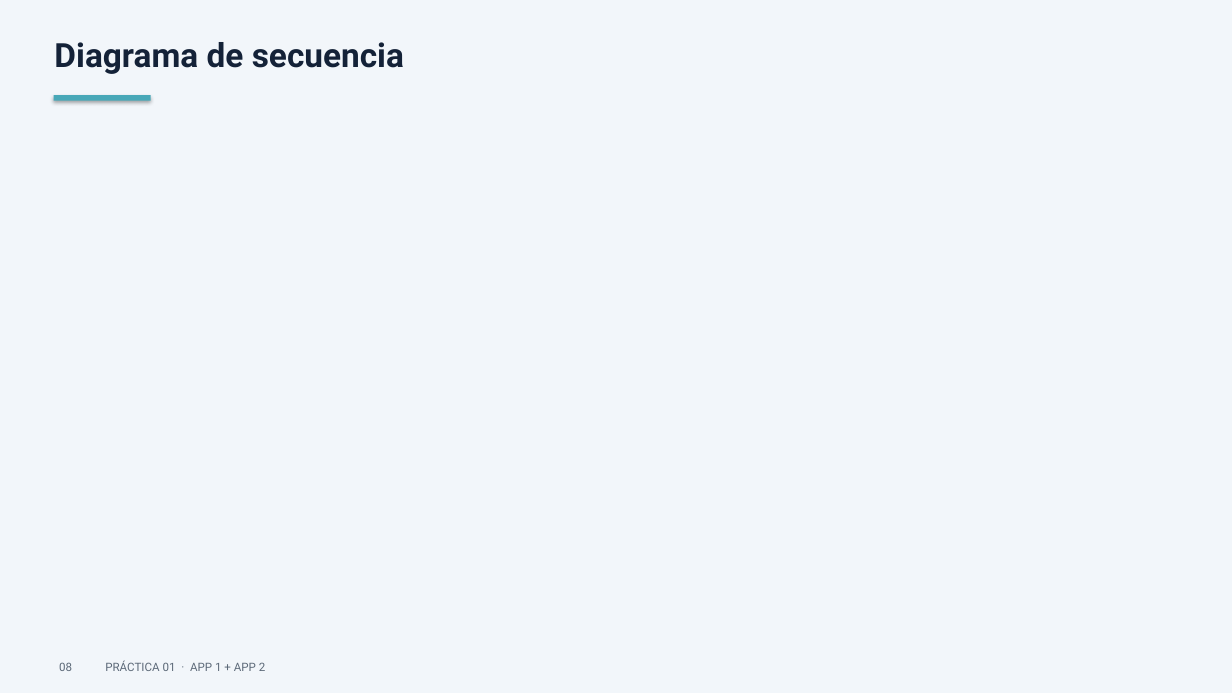
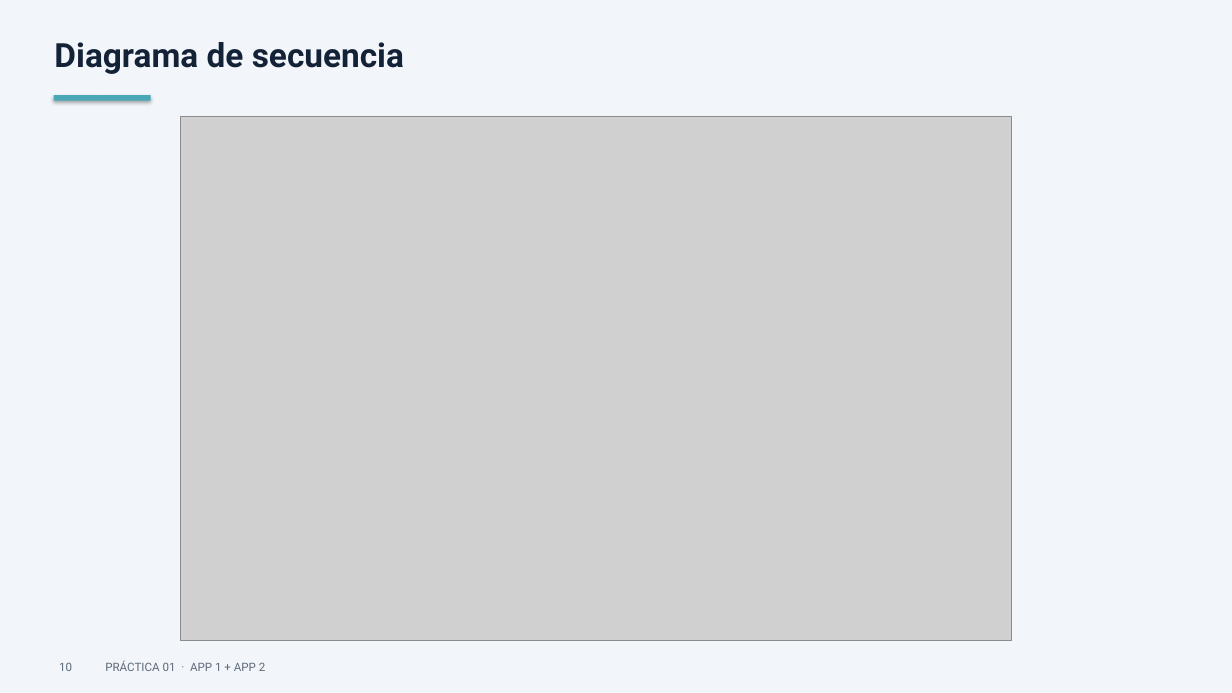
Before and after one commit to mdelrui/Practica01-Mini_App_Web, a slide deck: slide 10 of presentation/defensa.pptx (slide 9 before the commit). Drawn at 1232x693 pixels with LibreOffice and Linux fonts; fonts in the diff are those of the drawing; grey boxes stand for pictures. Boxes give left, top, right and bottom in pixels: in the first picture for what was removed or moved away, otherwise in the second. Text is boxed around its words. In the diff, an @@ line names an element or a change of style, - is before the commit and + after.

```diff
--- a/presentation/defensa.pptx
+++ b/presentation/defensa.pptx
@@ picture added at box(180, 117, 1012, 641) @@
@@ text at box(59, 660, 266, 671): text changed @@
-08 PRÁCTICA 01 · APP 1 + APP 2
+10 PRÁCTICA 01 · APP 1 + APP 2
```
Also in this commit, not shown: 2 other slides changed, 2 slides added, 2 slides removed, 3 other files.
